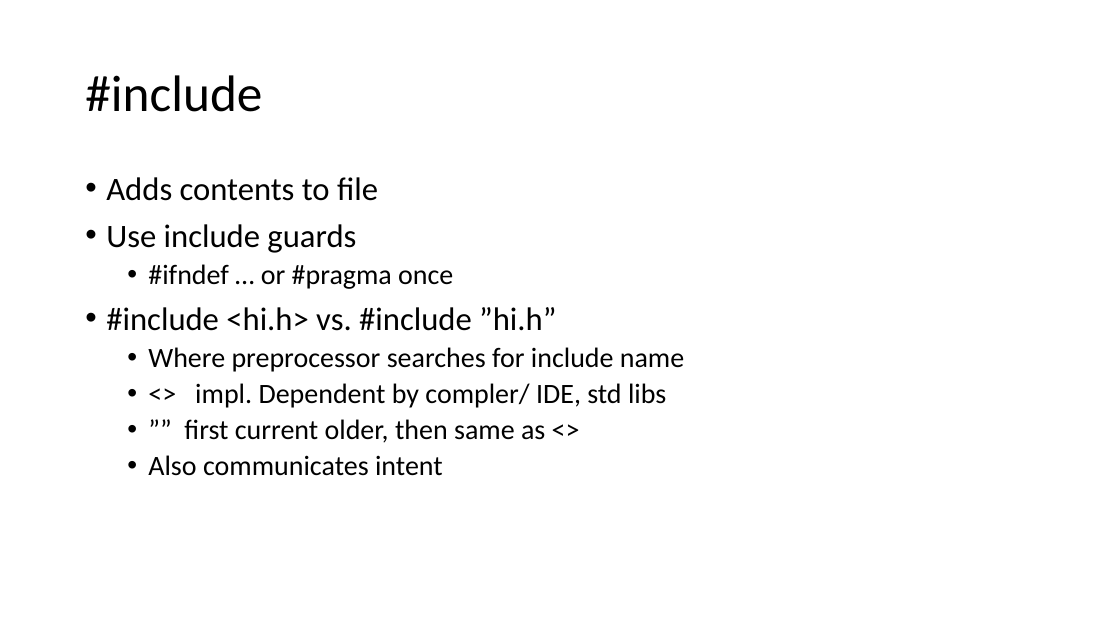
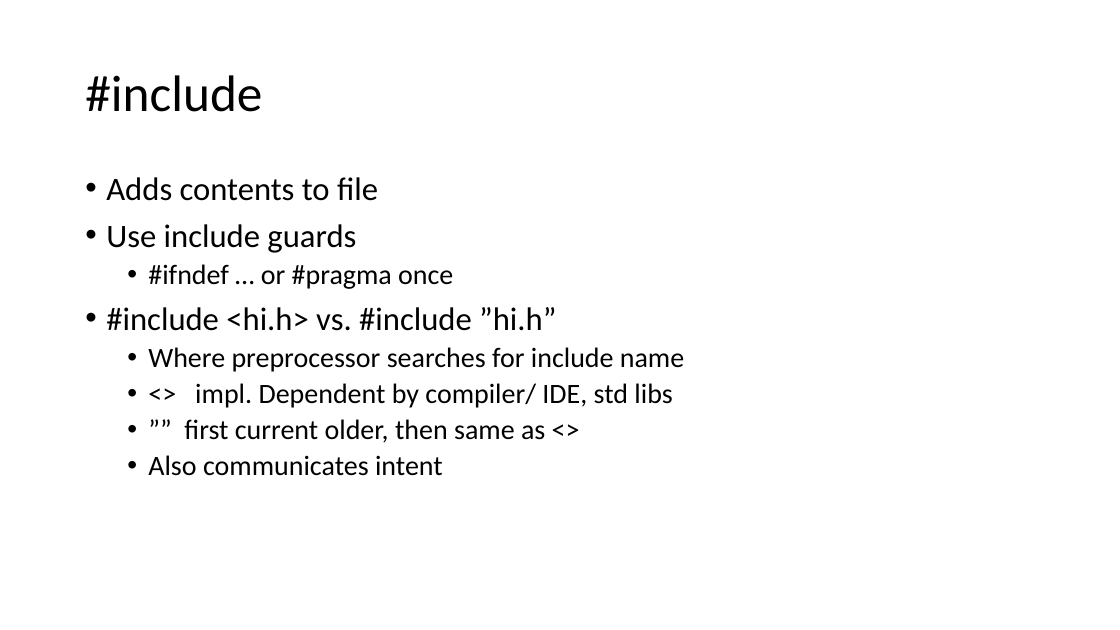
Before and after one commit to joelbygger/c_talk, a slide deck: slide 12 of presentation.pptx. Drawn at 1120x630 pixels with LibreOffice and Linux fonts; fonts in the diff are those of the drawing. Boxes give left, top, right and bottom in pixels: in the first picture for what was removed or moved away, otherwise in the second. Text is boxed around its words. In the diff, an @@ line names an element or a change of style, - is before the commit and + after.

```diff
--- a/presentation.pptx
+++ b/presentation.pptx
@@ text at (195,383,672,408): text changed @@
-  • <> impl. Dependent by compler/ IDE, std libs
+  • <> impl. Dependent by compiler/ IDE, std libs
```
Also in this commit, not shown: 9 other slides changed.
